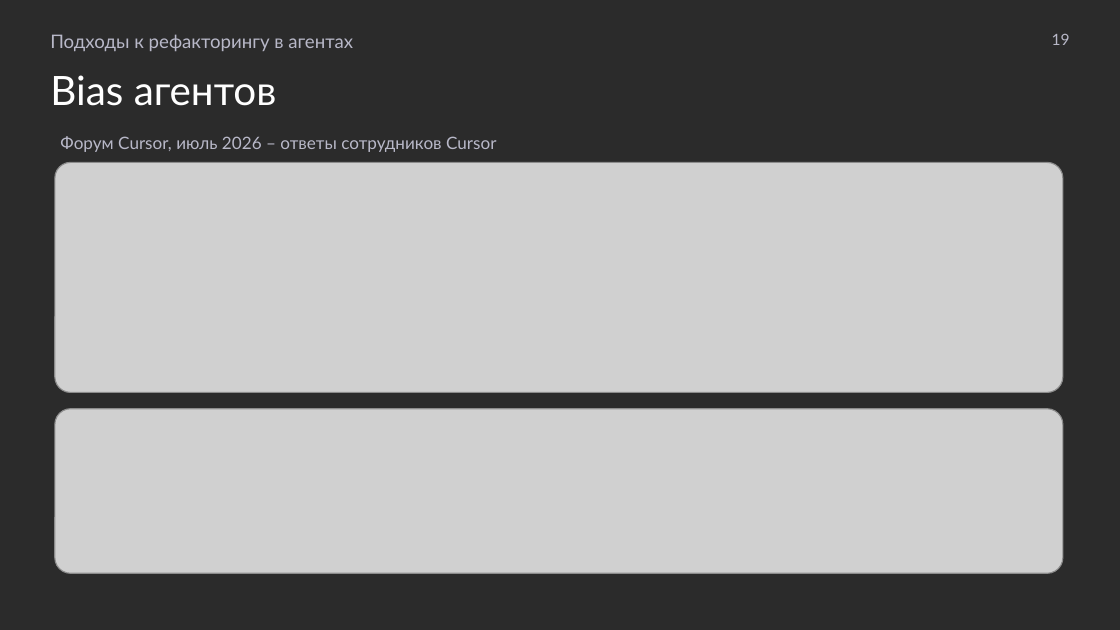
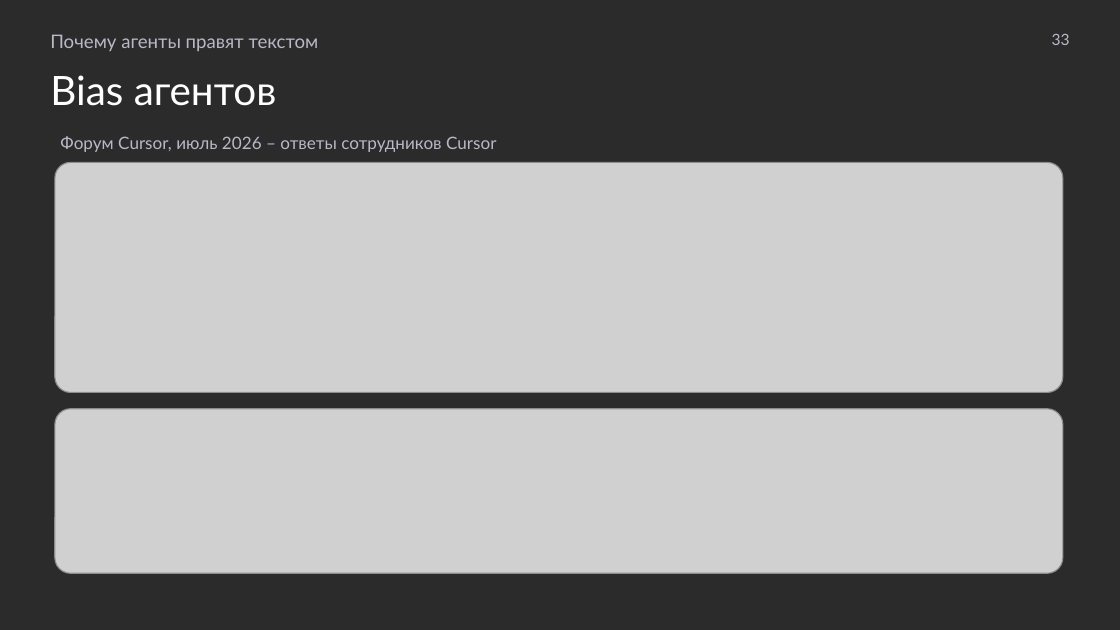
Before and after one commit to MchKosticyn/ide-refactoring-in-ai-agents, a slide deck: slide 33 of Доклад_ Рефакторинг в ИИ-агентах.pptx (slide 19 before the commit). Drawn at 1120x630 pixels with LibreOffice and Linux fonts; fonts in the diff are those of the drawing; grey boxes stand for pictures; background and template pictures are left out; a plain dark background stands for a picture behind light text. Boxes give left, top, right and bottom in pixels: in the first picture for what was removed or moved away, otherwise in the second. Text is boxed around its words. In the diff, an @@ line names an element or a change of style, - is before the commit and + after.

```diff
--- a/Доклад_ Рефакторинг в ИИ-агентах.pptx
+++ b/Доклад_ Рефакторинг в ИИ-агентах.pptx
@@ text at <box>50,34,319,51</box>: text changed @@
-Подходы к рефакторингу в агентах
+Почему агенты правят текстом
@@ text at <box>1052,34,1070,45</box>: text changed @@
-19
+33
```
Also in this commit, not shown: 27 other slides changed, 2 slides added, 1 slide removed, 1 other file.
